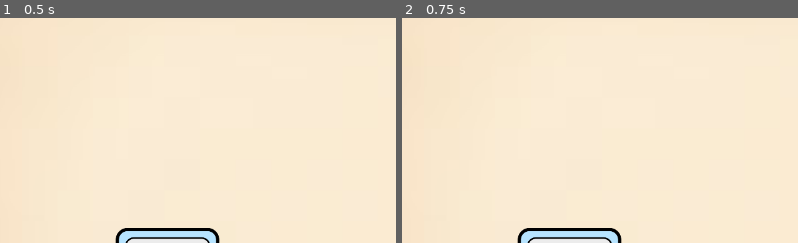
Above: before the commit, frames 1-2 (left to right).
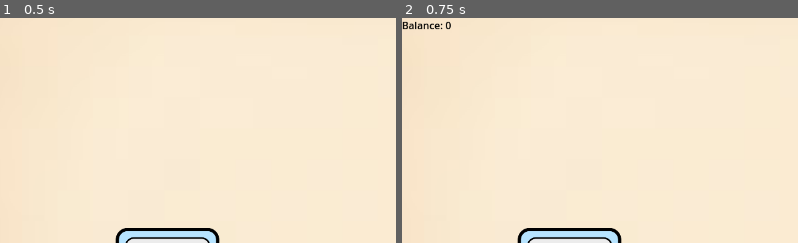
Above: after the commit, the same moments.

Repository: dkajo/supply-chain-game
Game: Godot game, scene res://level.tscn
Two runs of this game, one before a commit and one after it. Both use one fixed random seed, a clock stepped at 60 frames per second and the inputs below.
Inputs:
- Up to frame 1 (0.5 s): no input
- Up to frame 2 (0.75 s): click "Start" at 0.5 s
The pictures show only the part of the screen within x 0-50%, y 0-50%; the shares and areas given below are measured in that part.

Frame 1 is identical in both runs. In frame 2, 0.2% of the frame differs, in the area x 0-13%, y 1-6%.

Commit message:
Added a production limit
Stops production after a set number of produced products. This simulates a day of production

Diff:
--- a/level.gd
+++ b/level.gd
@@ -2,6 +2,8 @@
 
 var product_scene: PackedScene = load("res://product.tscn") # Enable products to be instantiated within this scene
 var balance: int = 0 # Score tracker
+var produced_count := 0 # Counts the number of prroducts produced.
+@export var production_limit := 20 # Limit how many to produce before stopping.
 
 # 20% chance of a product being defect.
 @export_range (0.0, 1.0, 0.01) var defect_chance := 0.2
@@ -15,12 +17,22 @@
 
 # Production timer controls production and is thereby the primary game engine
 func _on_production_timer_timeout():
+	# Check production count before creating the next product
+	if produced_count >= production_limit:
+		$ProductionTimer.stop()
+		return
+
 	var product = product_scene.instantiate() # Create an instance of a product
 	product.is_defect = rng.randf() < defect_chance # Evaluates to a boolean
 	add_child(product) # Attach node to scene tree
+	produced_count += 1 # Increment after produced product.
+
 
 # Button Signals
 func _on_start_button_pressed() -> void:
+	produced_count = 0 # Reset the produced count
+	balance = 0 # Reset the balance
+	$UI/Control/BalanceLabel.text = "Balance: %d" % balance
 	$ProductionTimer.start()
 
 func _on_stop_button_pressed() -> void:
